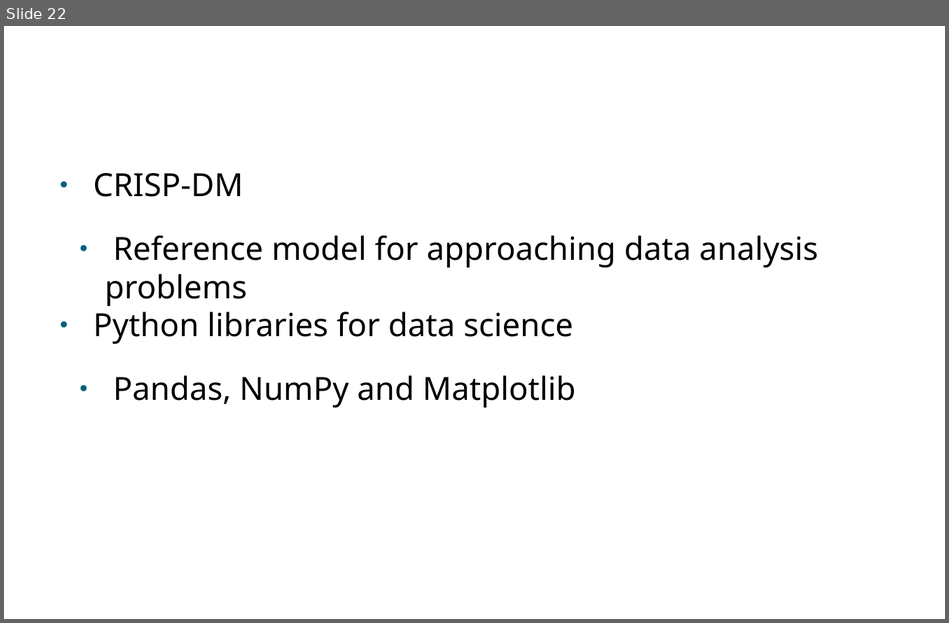
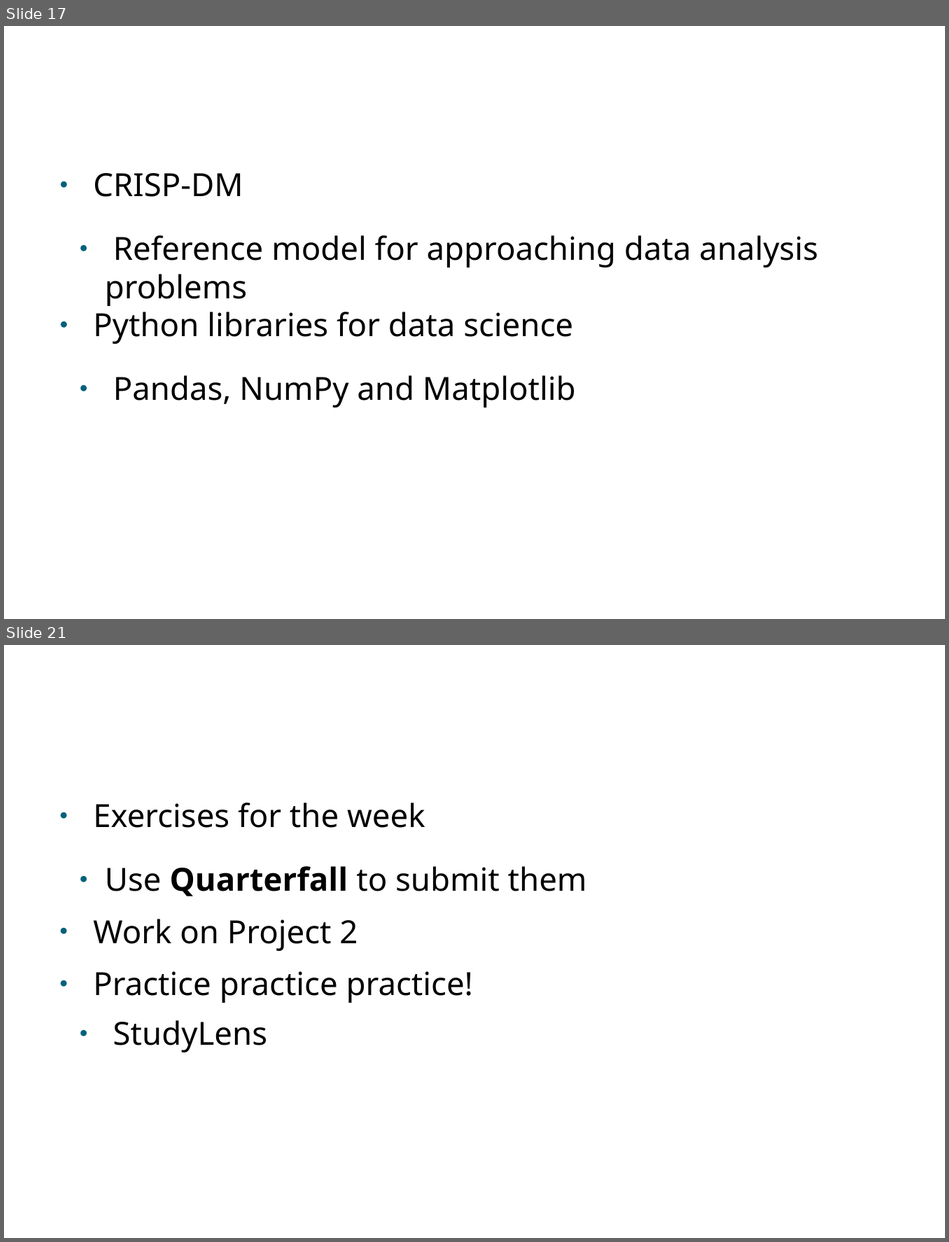
Before and after one commit to PabloMosUU/UssPython, a slide deck: LectureNotes/Module09/09 File IO and Error Handling presentation.odp. Shown one above the other, each under a label of ours: slide 22 before the commit, slides 17 and 21 after it; the slides between them are not shown. The pictures are 949x623 and 949x1242 pixels, drawn with LibreOffice and Linux fonts; fonts in the diff are those of the drawing; background and template pictures are left out. Boxes give left, top, right and bottom in pixels: in the first picture for what was removed or moved away, otherwise in the second. Text is boxed around its words. In the diff, an @@ line names an element or a change of style, - is before the commit and + after.

```diff
--- a/LectureNotes/Module09/09 File IO and Error Handling presentation.odp
+++ b/LectureNotes/Module09/09 File IO and Error Handling presentation.odp
@@ slide 21 added at <box>4,645,945,1238</box>, background picture (left out) @@
@@ text added at <box>93,803,587,1052</box>, 32 pt, text #000000 @@
+● Exercises for the week
+  ● Use Quarterfall to submit them
+● Work on Project 2
+● Practice practice practice!
+  ● StudyLens
@@ title added at <box>356,870,387,891</box>, 60 pt, text #FFFFFF @@
+To Do
@@ what was slide 22 is now slide 17 @@
```
Also in this commit, not shown: 3 slides changed, 8 other slides added, 8 slides removed, 4 other files.
